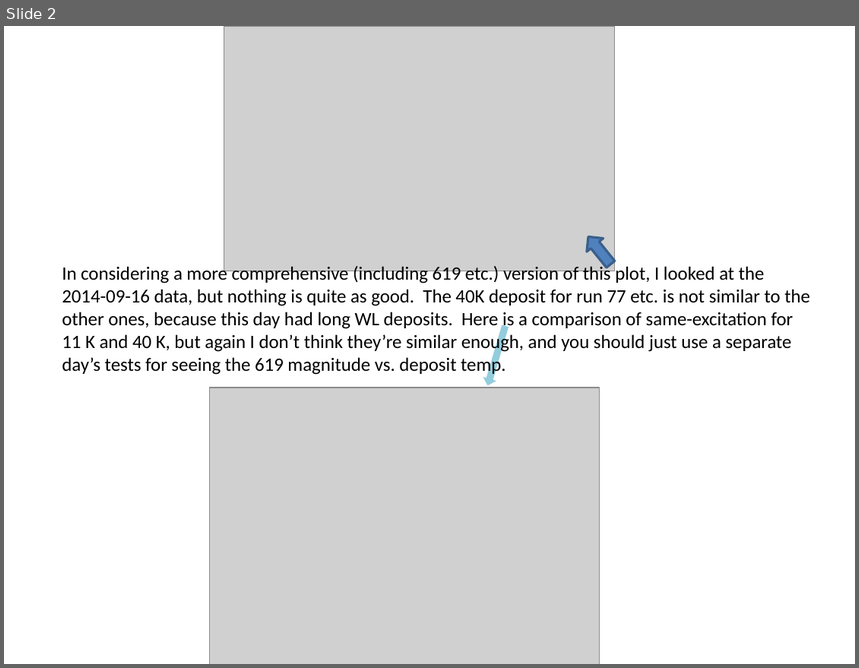
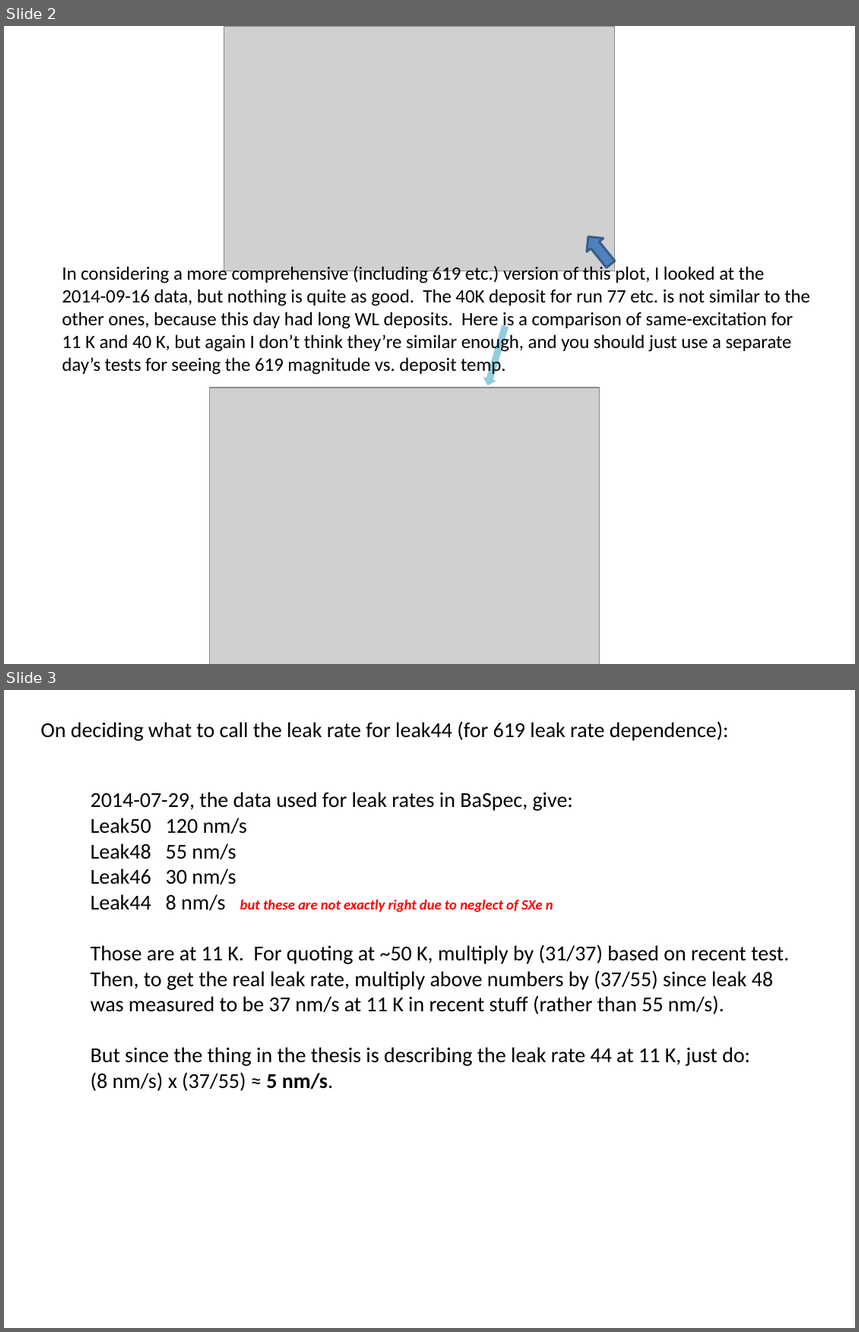
Before and after one commit to Waltmon/timthesis, a slide deck: thought_process.pptx. Shown one above the other, each under a label of ours: slide 2 before the commit, slides 2 and 3 after it. The pictures are 859x668 and 859x1332 pixels, drawn with LibreOffice and Linux fonts; fonts in the diff are those of the drawing; grey boxes stand for pictures. Boxes give left, top, right and bottom in pixels: in the first picture for what was removed or moved away, otherwise in the second. Text is boxed around its words. In the diff, an @@ line names an element or a change of style, - is before the commit and + after.

```diff
--- a/thought_process.pptx
+++ b/thought_process.pptx
@@ slide 3 added at [4,690,855,1328], background #FFFFFF @@
@@ text added at [40,721,729,741], 18 pt, text #000000 @@
+On deciding what to call the leak rate for leak44 (for 619 leak rate dependence):
@@ text added at [91,792,789,1091], 18 pt, text #000000 @@
+2014-07-29, the data used for leak rates in BaSpec, give:
+Leak50 120 nm/s
+Leak48 55 nm/s
+Leak46 30 nm/s
+Leak44 8 nm/s but these are not exactly right due to neglect of SXe n
+Those are at 11 K. For quoting at ~50 K, multiply by (31/37) based on recent test. Then, to get the real leak rate, multiply above numbers by (37/55) since leak 48 was measured to be 37 nm/s at 11 K in recent stuff (rather than 55 nm/s).
+But since the thing in the thesis is describing the leak rate 44 at 11 K, just do:
+(8 nm/s) х (37/55) ≈ 5 nm/s.
```
Also in this commit, not shown: 14 other files.
